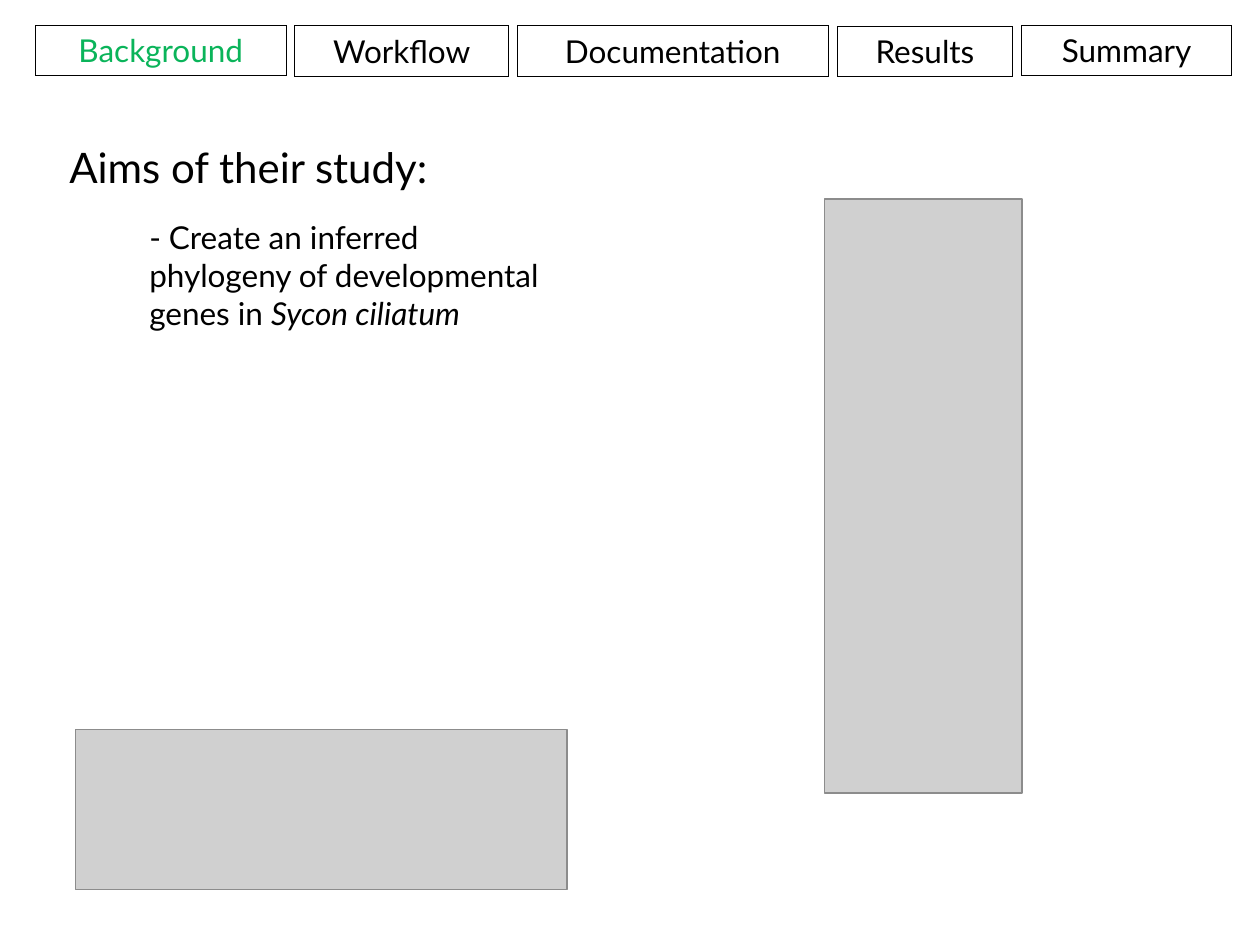
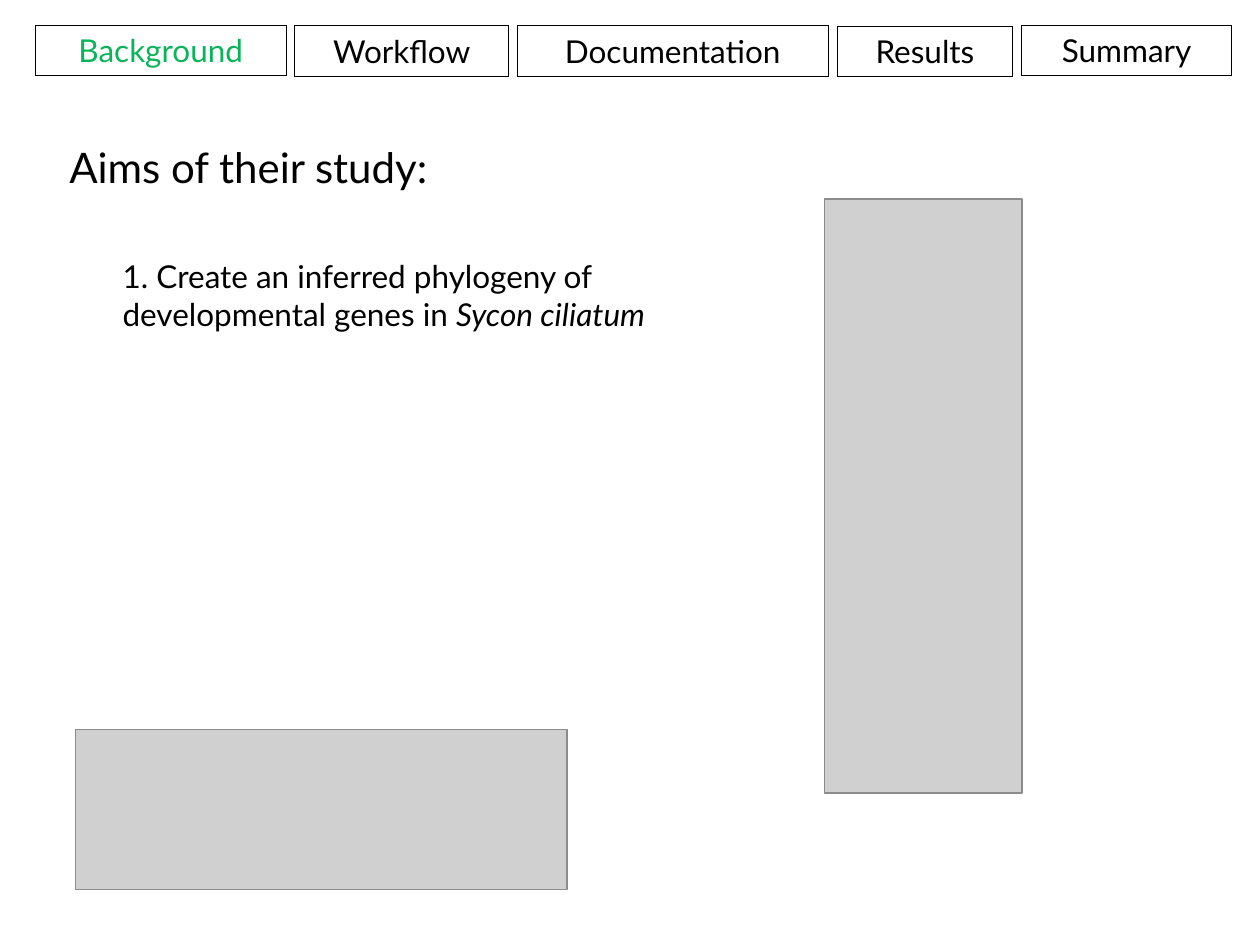
Before and after one commit to aweeger/BCB546X_FinalGroup, a slide deck: slide 9 of Presentation.pptx (slide 11 before the commit). Drawn at 1260x945 pixels with LibreOffice and Linux fonts; fonts in the diff are those of the drawing; grey boxes stand for pictures. Boxes give left, top, right and bottom in pixels: in the first picture for what was removed or moved away, otherwise in the second. Text is boxed around its words. In the diff, an @@ line names an element or a change of style, - is before the commit and + after.

```diff
--- a/Presentation.pptx
+++ b/Presentation.pptx
@@ text at [123, 264, 645, 332]: text changed @@
-- Create an inferred phylogeny of developmental genes in Sycon ciliatum
+1. Create an inferred phylogeny of developmental genes in Sycon ciliatum
```
Also in this commit, not shown: 21 other slides changed, 1 slide added, 4 slides removed, 2 other files.
